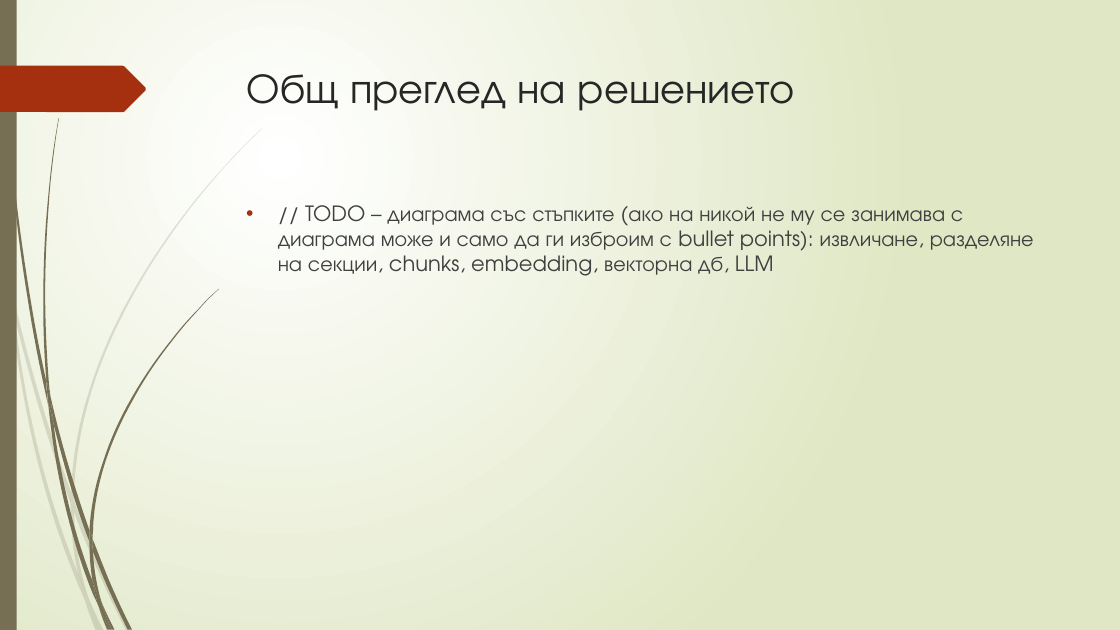
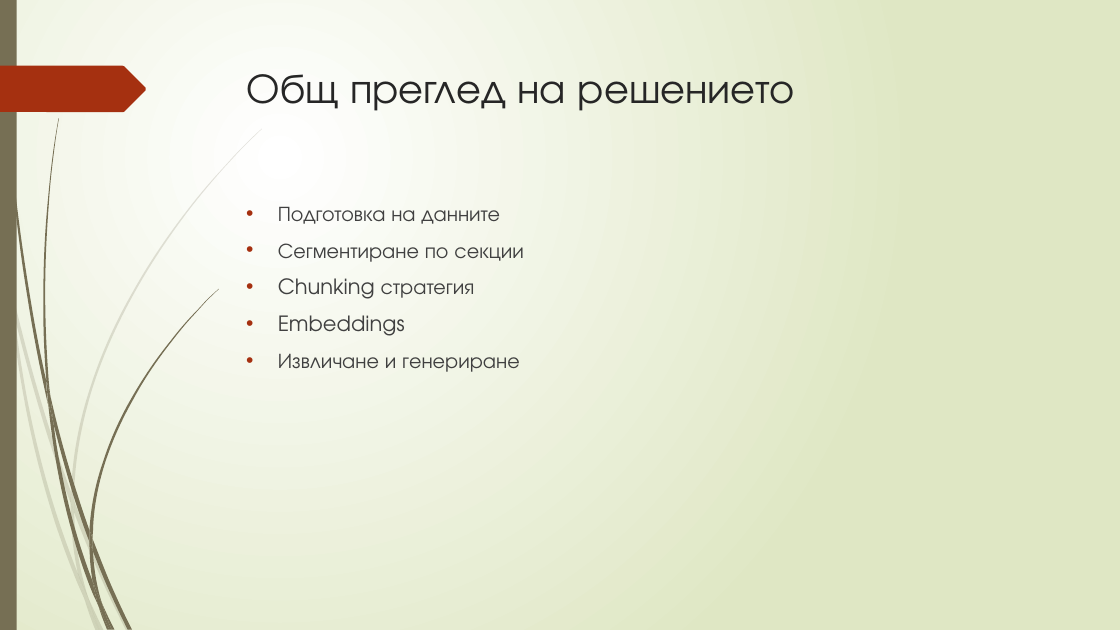
Before and after one commit to Samuil12/project_RAG, a slide deck: slide 5 of rag_presentation.pptx. Drawn at 1120x630 pixels with LibreOffice and Linux fonts; fonts in the diff are those of the drawing. Boxes give left, top, right and bottom in pixels: in the first picture for what was removed or moved away, otherwise in the second. Text is boxed around its words. In the diff, an @@ line names an element or a change of style, - is before the commit and + after.

```diff
--- a/rag_presentation.pptx
+++ b/rag_presentation.pptx
@@ text at (278,207,523,372): text changed @@
-• // TODO – диаграма със стъпките (ако на никой не му се занимава с диаграма може и само да ги изброим с bullet points): извличане, разделяне на секции, chunks, embedding, векторна дб, LLM
+• Подготовка на данните
+• Сегментиране по секции
+• Chunking стратегия
+• Embeddings
+• Извличане и генериране
```
Also in this commit, not shown: 5 other slides changed.
